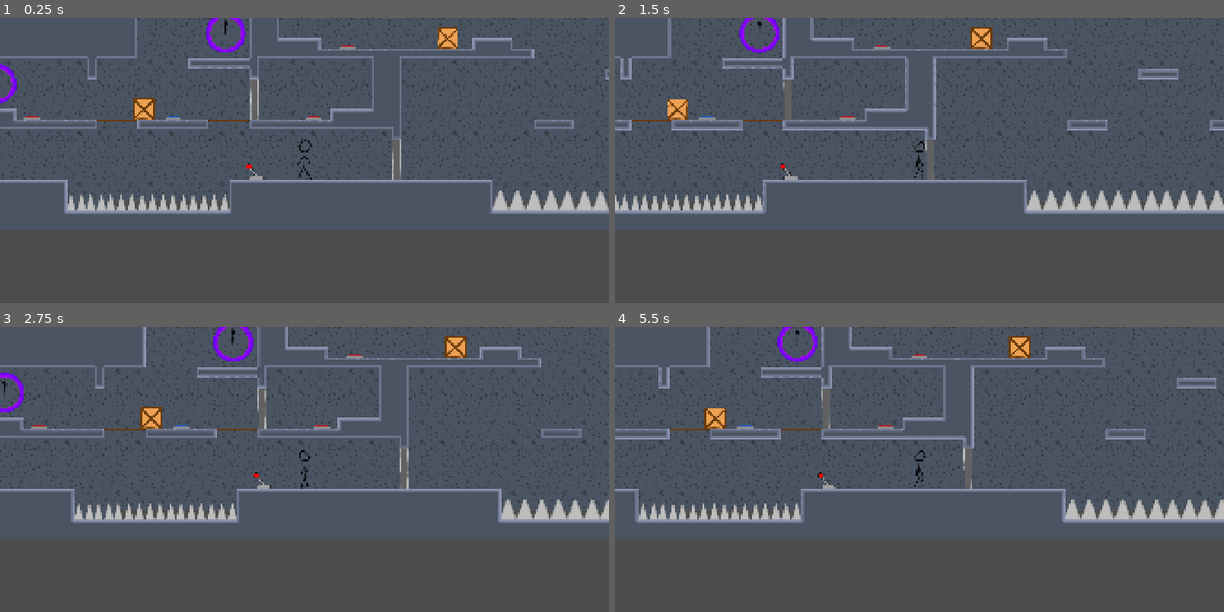
Above: before the commit, frames 1-4 (two rows, left to right).
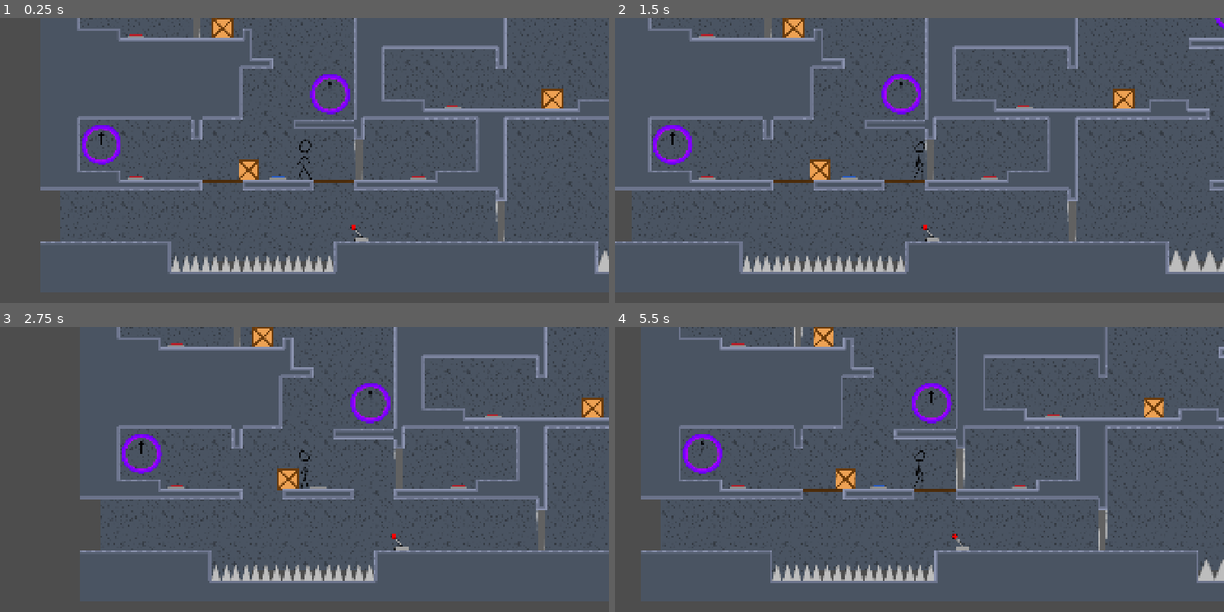
Above: after the commit, the same moments.

Repository: Crimbane/puzzle-platformer
Game: Godot game, scene res://Scenes/main.tscn
Same seed, same stepped clock (60 frames per second), same inputs: the game is played once before the commit and once after it.
Inputs:
- Up to frame 1 (0.25 s): no input
- Up to frame 2 (1.5 s): hold D (Move Right) from 0.53 s (still down); tap C (Crouch) at 0.6 s; tap Space (Jump) at 0.77 s; tap E (Interact) at 1.35 s
- Up to frame 3 (2.75 s): tap Space (Jump) at 1.52 s; release D (Move Right) at 2.03 s; hold A (Move Left) from 2.03 s (still down); tap C (Crouch) at 2.1 s
- Up to frame 4 (5.5 s): release A (Move Left) at 2.78 s; hold D (Move Right) 2.78-4.28 s; tap E (Interact) at 2.85, 4.35 s; tap Space (Jump) at 3.02, 3.77, 4.52 s; tap C (Crouch) at 3.6, 5.1 s; hold A (Move Left) 4.28-5.03 s; hold D (Move Right) from 5.03 s (still down)

The runs differ from the first frame. In frame 1, 16% of the frame differs, in the area x 0-100%, y 0-90%; in frame 2, 16%; in frame 3, 16%; in frame 4, 17%.

Commit message:
Sounds
Added sound to most things.
(Ovani sounds so no need for attribution)

Diff:
--- a/Scenes/button.tscn
+++ b/Scenes/button.tscn
@@ -5,6 +5,8 @@
 [ext_resource type="Texture2D" uid="uid://kgwyhgag7wen" path="res://Assets/Art/Pressure plate blue.png" id="2_edukx"]
 [ext_resource type="Texture2D" uid="uid://ch1xxxya1vf5k" path="res://Assets/Art/Pressure plate pressed red.png" id="3_smycg"]
 [ext_resource type="Texture2D" uid="uid://bxn4jqc1tym1i" path="res://Assets/Art/Pressure plate pressed blue.png" id="3_svtet"]
+[ext_resource type="AudioStream" uid="uid://bqf6f8n8evu8c" path="res://Assets/Sounds/Button Down - Pick Up Stone D.wav" id="6_svtet"]
+[ext_resource type="AudioStream" uid="uid://bckkr28h2a832" path="res://Assets/Sounds/Button Up - Pick Up Stone A.wav" id="7_nrk2b"]
 
 [sub_resource type="RectangleShape2D" id="RectangleShape2D_6pas7"]
 size = Vector2(125.00008, 27.500023)
@@ -51,5 +53,11 @@
 sprite_frames = SubResource("SpriteFrames_t1yug")
 animation = &"red"
 
+[node name="Button Down" type="AudioStreamPlayer2D" parent="." unique_id=139743515]
+stream = ExtResource("6_svtet")
+
+[node name="Button Up" type="AudioStreamPlayer2D" parent="." unique_id=1903403607]
+stream = ExtResource("7_nrk2b")
+
 [connection signal="body_entered" from="." to="." method="_on_body_entered"]
 [connection signal="body_exited" from="." to="." method="_on_body_exited"]
--- a/Scenes/door.tscn
+++ b/Scenes/door.tscn
@@ -2,6 +2,7 @@
 
 [ext_resource type="Script" uid="uid://c3is8n1n1m4si" path="res://Scripts/door.gd" id="1_p0e35"]
 [ext_resource type="Texture2D" uid="uid://b3hp53aggrfse" path="res://Assets/Art/Door gate.png" id="2_p0e35"]
+[ext_resource type="AudioStream" uid="uid://bscr8exptrq7x" path="res://Assets/Sounds/Door Open - Wind Clearance 001.wav" id="3_fahql"]
 
 [sub_resource type="PhysicsMaterial" id="PhysicsMaterial_p0e35"]
 friction = 0.0
@@ -20,3 +21,6 @@
 
 [node name="CollisionShape2D" type="CollisionShape2D" parent="." unique_id=1708619589]
 shape = SubResource("RectangleShape2D_fjc7g")
+
+[node name="SoundDoor" type="AudioStreamPlayer2D" parent="." unique_id=639485455]
+stream = ExtResource("3_fahql")
--- a/Scenes/elevator.tscn
+++ b/Scenes/elevator.tscn
@@ -3,6 +3,8 @@
 [ext_resource type="Texture2D" uid="uid://bshailmy3f5x3" path="res://Assets/Art/Elevator with chains.png" id="1_7i85y"]
 [ext_resource type="Texture2D" uid="uid://dj6tp0ooj3vrd" path="res://Assets/Art/Elevator chains.png" id="2_jd6vs"]
 [ext_resource type="Texture2D" uid="uid://o3feb1jrhkky" path="res://Assets/Art/Tiles/32x32 Ground middle tile.png" id="3_jd6vs"]
+[ext_resource type="AudioStream" uid="uid://dduwsp7xmpq85" path="res://Assets/Sounds/Elevator Button - Drop Wood B.wav" id="4_1gjip"]
+[ext_resource type="AudioStream" uid="uid://bmidrf3g5c6a8" path="res://Assets/Sounds/Elevator Moving - Wagon Loop.wav" id="5_sdfrh"]
 
 [sub_resource type="RectangleShape2D" id="RectangleShape2D_fjc7g"]
 size = Vector2(256, 16)
@@ -37,3 +39,9 @@
 position = Vector2(0, 120.67)
 scale = Vector2(3.265, 0.385)
 texture = ExtResource("3_jd6vs")
+
+[node name="ElevatorButton" type="AudioStreamPlayer2D" parent="." unique_id=2085639799]
+stream = ExtResource("4_1gjip")
+
+[node name="ElevatorMoving" type="AudioStreamPlayer2D" parent="." unique_id=1459421084]
+stream = ExtResource("5_sdfrh")
--- a/Scenes/lever.tscn
+++ b/Scenes/lever.tscn
@@ -2,6 +2,7 @@
 
 [ext_resource type="Script" uid="uid://6646k1gtdxam" path="res://Scripts/lever.gd" id="1_6kuia"]
 [ext_resource type="Texture2D" uid="uid://s2vrhoh0b4cr" path="res://Assets/Art/Lever.png" id="1_wv1st"]
+[ext_resource type="AudioStream" uid="uid://bc7seqt818v0o" path="res://Assets/Sounds/Lever - Drop Stone C.wav" id="3_fhlr4"]
 
 [sub_resource type="RectangleShape2D" id="RectangleShape2D_fjc7g"]
 size = Vector2(42, 39)
@@ -32,4 +33,7 @@
 wait_time = 3.0
 one_shot = true
 
+[node name="Lever Pull" type="AudioStreamPlayer2D" parent="." unique_id=160413346]
+stream = ExtResource("3_fhlr4")
+
 [connection signal="timeout" from="Timer" to="." method="_on_timer_timeout"]
--- a/Scenes/lock.tscn
+++ b/Scenes/lock.tscn
@@ -3,6 +3,7 @@
 [ext_resource type="Script" uid="uid://keue7chb2a3e" path="res://Scripts/lock.gd" id="1_nv4u3"]
 [ext_resource type="Texture2D" uid="uid://cw34n3lwsp03h" path="res://Assets/Art/Lock.png" id="2_dhfgy"]
 [ext_resource type="Texture2D" uid="uid://cgyvrdgicvkfv" path="res://Assets/Art/Lock open.png" id="3_dhfgy"]
+[ext_resource type="AudioStream" uid="uid://dpfu2wgxaomlt" path="res://Assets/Sounds/Unlock.wav" id="4_g4ve3"]
 
 [sub_resource type="RectangleShape2D" id="RectangleShape2D_fyjvv"]
 size = Vector2(60, 54)
@@ -37,3 +38,6 @@
 [node name="AnimatedSprite2D" type="AnimatedSprite2D" parent="." unique_id=159876507]
 sprite_frames = SubResource("SpriteFrames_t1yug")
 autoplay = "default"
+
+[node name="AudioStreamPlayer2D" type="AudioStreamPlayer2D" parent="." unique_id=1187109415]
+stream = ExtResource("4_g4ve3")
--- a/Scenes/main.tscn
+++ b/Scenes/main.tscn
@@ -209,7 +209,7 @@
 text = "Secret text"
 
 [node name="Player" parent="." unique_id=1687183133 instance=ExtResource("2_8gbba")]
-position = Vector2(1966, 2541)
+position = Vector2(1636, 2314)
 
 [node name="Level design ref" type="Sprite2D" parent="." unique_id=1381956689]
 visible = false
@@ -248,6 +248,9 @@
 [node name="Spikes2" parent="." unique_id=1516483598 instance=ExtResource("6_21xkr")]
 position = Vector2(2975, 667)
 
+[node name="Box" parent="." unique_id=227373808 instance=ExtResource("4_21xkr")]
+position = Vector2(4103, 618)
+
 [connection signal="body_entered" from="Spikes/Spikes1" to="Player" method="_on_spikes_body_entered"]
 [connection signal="leverInteract" from="Player" to="Lever" method="_on_lever_interacted"]
 [connection signal="body_entered" from="Lever" to="Player" method="_on_lever_body_entered"]
--- a/Scenes/player.tscn
+++ b/Scenes/player.tscn
@@ -18,6 +18,7 @@
 [ext_resource type="Texture2D" uid="uid://ec8mqaqp1wq" path="res://Assets/Art/Key.png" id="10_tx1dd"]
 [ext_resource type="Texture2D" uid="uid://cu2x5n2btxf33" path="res://Assets/Art/Player/Player walk 5.png" id="11_h4iuc"]
 [ext_resource type="Texture2D" uid="uid://2r8dmlmf170n" path="res://Assets/Art/Player/Player jump.png" id="12_igrcy"]
+[ext_resource type="AudioStream" uid="uid://dyv15iue4rk4v" path="res://Assets/Sounds/Key Pickup - Pick Up Jewlery A.wav" id="19_fs7ks"]
 
 [sub_resource type="RectangleShape2D" id="RectangleShape2D_8erm5"]
 size = Vector2(36, 125)
@@ -131,4 +132,7 @@
 position = Vector2(0, 62.5)
 target_position = Vector2(0, 10)
 
+[node name="SoundKey" type="AudioStreamPlayer2D" parent="." unique_id=1132634672]
+stream = ExtResource("19_fs7ks")
+
 [connection signal="hit" from="." to="." method="_on_hit"]
--- a/Scenes/portal.tscn
+++ b/Scenes/portal.tscn
@@ -5,6 +5,8 @@
 [ext_resource type="Texture2D" uid="uid://bk8fqn2ud425" path="res://Assets/Art/Portal purple 1.png" id="2_cqy4h"]
 [ext_resource type="Texture2D" uid="uid://d27r38yvae8un" path="res://Assets/Art/Portal purple 2.png" id="3_8lpw3"]
 [ext_resource type="Texture2D" uid="uid://5u4jx3fcmq77" path="res://Assets/Art/Portal purple 3.png" id="4_vcl8t"]
+[ext_resource type="AudioStream" uid="uid://q55s8v0om26w" path="res://Assets/Sounds/Portal - Air Whoosh Fast C.wav" id="7_bt0xm"]
+[ext_resource type="AudioStream" uid="uid://cf6bmoyvuklrv" path="res://Assets/Sounds/Portal - Holy Seal Loop 001.wav" id="7_vcl8t"]
 
 [sub_resource type="SpriteFrames" id="SpriteFrames_t1yug"]
 animations = [{
@@ -41,3 +43,10 @@
 [node name="CollisionShape2D" type="CollisionShape2D" parent="." unique_id=1284771728]
 visible = false
 shape = SubResource("CircleShape2D_fyjvv")
+
+[node name="Portal Use" type="AudioStreamPlayer2D" parent="." unique_id=1027674236]
+stream = ExtResource("7_vcl8t")
+volume_db = -10.125
+
+[node name="Portal Teleport" type="AudioStreamPlayer2D" parent="." unique_id=616080570]
+stream = ExtResource("7_bt0xm")
--- a/Scenes/spikes.tscn
+++ b/Scenes/spikes.tscn
@@ -6,6 +6,8 @@
 [ext_resource type="Texture2D" uid="uid://c6c7yq6mlvl5t" path="res://Assets/Art/Spikes blood big 2.png" id="3_lq82v"]
 [ext_resource type="Texture2D" uid="uid://co7kklc2c1yss" path="res://Assets/Art/Spikes blood.png" id="4_hq7gf"]
 [ext_resource type="Texture2D" uid="uid://y2jvyo8tec8p" path="res://Assets/Art/Spikes blood 2.png" id="5_kg6rf"]
+[ext_resource type="AudioStream" uid="uid://3nhiw8j2v7no" path="res://Assets/Sounds/Spikes - Blood Squirt.wav" id="7_lq82v"]
+[ext_resource type="AudioStream" uid="uid://bembsyor602cn" path="res://Assets/Sounds/Spikes - Body Burst B.wav" id="8_hq7gf"]
 
 [sub_resource type="SpriteFrames" id="SpriteFrames_t1yug"]
 animations = [{
@@ -73,3 +75,9 @@
 [node name="CollisionShape2D" type="CollisionShape2D" parent="StaticBody2D" unique_id=15005944]
 position = Vector2(8.5, 23.5)
 shape = SubResource("RectangleShape2D_fjc7g")
+
+[node name="Blood Sound" type="AudioStreamPlayer2D" parent="." unique_id=70016558]
+stream = ExtResource("7_lq82v")
+
+[node name="Big Blood Sound" type="AudioStreamPlayer2D" parent="." unique_id=1566274257]
+stream = ExtResource("8_hq7gf")
--- a/Scripts/button.gd
+++ b/Scripts/button.gd
@@ -16,6 +16,11 @@
 var count = 0
 var entered = false
 
+@onready var soundButtonDown: AudioStreamPlayer2D = $"Button Down"
+@onready var soundButtonUp: AudioStreamPlayer2D = $"Button Up"
+
+
+
 func _ready() -> void:
 	updateSprite()
 
@@ -33,6 +38,7 @@
 			count += 1
 			if not entered && count >= 1:
 				entered = true
+				soundButtonDown.play()
 				$AnimatedSprite2D.frame = 1
 				for door in doors:
 					if door != null:
@@ -42,6 +48,7 @@
 		if body.is_in_group("Player"):
 			if not entered:
 				entered = true
+				soundButtonDown.play()
 				$AnimatedSprite2D.frame = 1
 				for platform in platforms:
 					if platform != null:
@@ -55,6 +62,7 @@
 			count -= 1
 			if entered && count < 1:
 				entered = false
+				soundButtonUp.play()
 				$AnimatedSprite2D.frame = 0
 				for door in doors:
 					if door != null:
@@ -64,6 +72,7 @@
 		if body.is_in_group("Player"):
 			if entered:
 				entered = false
+				soundButtonUp.play()
 				$AnimatedSprite2D.frame = 0
 				for platform in platforms:
 					if platform != null:
--- a/Scripts/door.gd
+++ b/Scripts/door.gd
@@ -2,6 +2,9 @@
 
 @export var inverted: bool
 var opened = false
+var doorOpenTimer = 0.5
+
+@onready var soundDoor: AudioStreamPlayer2D = $SoundDoor
 
 
 func on_button_pressed(closedPosition, openedPosition) -> void:
@@ -9,10 +12,16 @@
 		opened = true
 		if not inverted:
 			var tween = create_tween()
-			tween.tween_property(self,"position:y", openedPosition, 0.5)
+			soundDoor.play()
+			tween.tween_property(self,"position:y", openedPosition, doorOpenTimer)
+			await get_tree().create_timer(doorOpenTimer).timeout
+			soundDoor.stop()
 		else:
 			var tween = create_tween()
-			tween.tween_property(self,"position:y", closedPosition, 0.5)
+			soundDoor.play()
+			tween.tween_property(self,"position:y", closedPosition, doorOpenTimer)
+			await get_tree().create_timer(doorOpenTimer).timeout
+			soundDoor.stop()
 
 
 func on_button_unpressed(closedPosition, openedPosition) -> void:
--- a/Scripts/elevator.gd
+++ b/Scripts/elevator.gd
@@ -5,6 +5,10 @@
 var currentPosition
 var tween: Tween
 @export var invertedStartPosition = true # starts at top instead of bottom
+
+@onready var soundButton: AudioStreamPlayer2D = $ElevatorButton
+@onready var soundElevatorMoving: AudioStreamPlayer2D = $ElevatorMoving
+
 
 func _ready() -> void:
 	$Area2D.body_entered.connect(callElevator)
@@ -22,6 +26,7 @@
 	if currentPosition == startPositionY:
 		tween = create_tween().set_trans(Tween.TRANS_SINE).set_process_mode(Tween.TWEEN_PROCESS_PHYSICS)
 		tween.tween_callback($Area2D/Sprite2D.hide)
+		playElevatorSound()
 		tween.tween_interval(2)
 		tween.tween_property(self, "position:y", endPositionY, 5)
 		tween.tween_callback($Area2D/Sprite2D.show)
@@ -30,6 +35,7 @@
 	elif currentPosition == endPositionY:
 		tween = create_tween().set_trans(Tween.TRANS_SINE).set_process_mode(Tween.TWEEN_PROCESS_PHYSICS)
 		tween.tween_callback($Area2D/Sprite2D.hide)
+		playElevatorSound()
 		tween.tween_interval(2)
 		tween.tween_property(self, "position:y", startPositionY, 5)
 		tween.tween_callback($Area2D/Sprite2D.show)
@@ -38,3 +44,10 @@
 func callElevator(body: Node2D) -> void:
 	if body.name == "Player":
 		moveElevator()
+
+func playElevatorSound() -> void:
+	soundButton.play()
+	await get_tree().create_timer(2).timeout
+	soundElevatorMoving.play()
+	await get_tree().create_timer(5).timeout
+	soundElevatorMoving.stop()
--- a/Scripts/lever.gd
+++ b/Scripts/lever.gd
@@ -4,6 +4,9 @@
 var boxPositions: Array[Vector2]
 
 var onLever = false
+
+@onready var soundLeverPull: AudioStreamPlayer2D = $"Lever Pull"
+
 
 func _ready() -> void:
 	for box in boxes:
@@ -16,6 +19,7 @@
 		$Timer.start()
 		$Lever.flip_h = true
 		$Label.visible = false
+		soundLeverPull.play()
 		for box in boxes:
 			if box != null:
 				var i = boxes.find(box)
--- a/Scripts/lock.gd
+++ b/Scripts/lock.gd
@@ -1,5 +1,6 @@
 extends Area2D
 
+@onready var audioSound: AudioStreamPlayer2D = $AudioStreamPlayer2D
 
 
 func _ready() -> void:
@@ -9,8 +10,8 @@
 	if body.is_in_group("Player"):
 		if body.keysInInventory > 0:
 			body.keyUsed.emit()
+			audioSound.play(0.18)
 
-			#--change to second animation frame
 			#$AnimatedSprite2D.animation = "open"
 			#await get_tree().create_timer(0.7).timeout
 
--- a/Scripts/player.gd
+++ b/Scripts/player.gd
@@ -14,6 +14,9 @@
 const JUMP_VELOCITY: = -438.0 #increased from 400
 var pushForce: = 3000
 @onready var body: CharacterBody2D = get_node(".")
+
+@onready var soundKey: AudioStreamPlayer2D = $SoundKey
+
 
 var initialPosition: Vector2
 var keysInInventory: = 0
@@ -123,6 +126,7 @@
 	global_position = initialPosition
 
 func onKeyPickup() -> void:
+	soundKey.play()
 	keysInInventory += 1
 	if keysInInventory > 0:
 		$Sprite2D.visible = true
--- a/Scripts/portal.gd
+++ b/Scripts/portal.gd
@@ -5,6 +5,10 @@
 var teleportCooldown: = 4
 
 var tween
+
+@onready var soundPortalUse: AudioStreamPlayer2D = $"Portal Use"
+@onready var soundPortalTeleport: AudioStreamPlayer2D = $"Portal Teleport"
+
 
 func _ready() -> void:
 	body_entered.connect(_on_body_entered)
@@ -15,17 +19,16 @@
 		#disabling collision did not work. Disabling monitoring stops Area2D from listening to more events
 		set_deferred("monitoring", false)
 
-
 		resetTween()
 		tween.tween_method(set_rotation_degrees, 0.0, 360.0, teleportTimer)
-
 		$AnimatedSprite2D.speed_scale = 4
+		soundPortalUse.play()
 
 		await get_tree().create_timer(teleportTimer).timeout
 		body.teleport.emit(portalPosition)
-
 		$AnimatedSprite2D.speed_scale = 1
-
+		soundPortalUse.stop()
+		soundPortalTeleport.play()
 
 		resetTween()
 		tween.tween_property(self, "scale", Vector2(), 0.01) # self or $AnimatedSprite2D works
--- a/Scripts/spikes.gd
+++ b/Scripts/spikes.gd
@@ -2,6 +2,9 @@
 
 var randomNumber = RandomNumberGenerator.new()
 var spriteNumberSelector
+@onready var soundBlood: AudioStreamPlayer2D = $"Blood Sound"
+@onready var soundBloodBig: AudioStreamPlayer2D = $"Big Blood Sound"
+
 
 func _ready() -> void:
 	body_entered.connect(_on_body_entered)
@@ -15,11 +18,14 @@
 		bloodSpikes()
 
 func bloodSpikes() -> void:
+	soundBlood.play()
 	if $AnimatedSprite2D.animation == "blood":
-			$AnimatedSprite2D.animation = "big blood"
-			return
+		$AnimatedSprite2D.animation = "big blood"
+		soundBloodBig.play()
+		return
 	elif $AnimatedSprite2D.animation == "blood2":
 		$AnimatedSprite2D.animation = "big blood 2"
+		soundBloodBig.play()
 		return
 
 	if spriteNumberSelector == 1:
Not shown, added: Assets/Sounds/Button Down - Pick Up Stone D.wav.import
Not shown, added: Assets/Sounds/Button Up - Pick Up Stone A.wav.import
Not shown, added: Assets/Sounds/Door Open - Wind Clearance 001.wav.import
Not shown, added: Assets/Sounds/Elevator Button - Drop Wood B.wav.import
Not shown, added: Assets/Sounds/Elevator Moving - Wagon Loop.wav.import
Not shown, added: Assets/Sounds/Key Pickup - Pick Up Jewlery A.wav.import
Not shown, added: Assets/Sounds/Lever - Drop Stone C.wav.import
Not shown, added: Assets/Sounds/Portal - Air Whoosh Fast C.wav.import
Not shown, added: Assets/Sounds/Portal - Holy Seal Loop 001.wav.import
Not shown, added: Assets/Sounds/Spikes - Blood Squirt.wav.import
Not shown, added: Assets/Sounds/Spikes - Body Burst B.wav.import
Not shown, added: Assets/Sounds/Unlock.wav.import
(and 14 more such lines)
